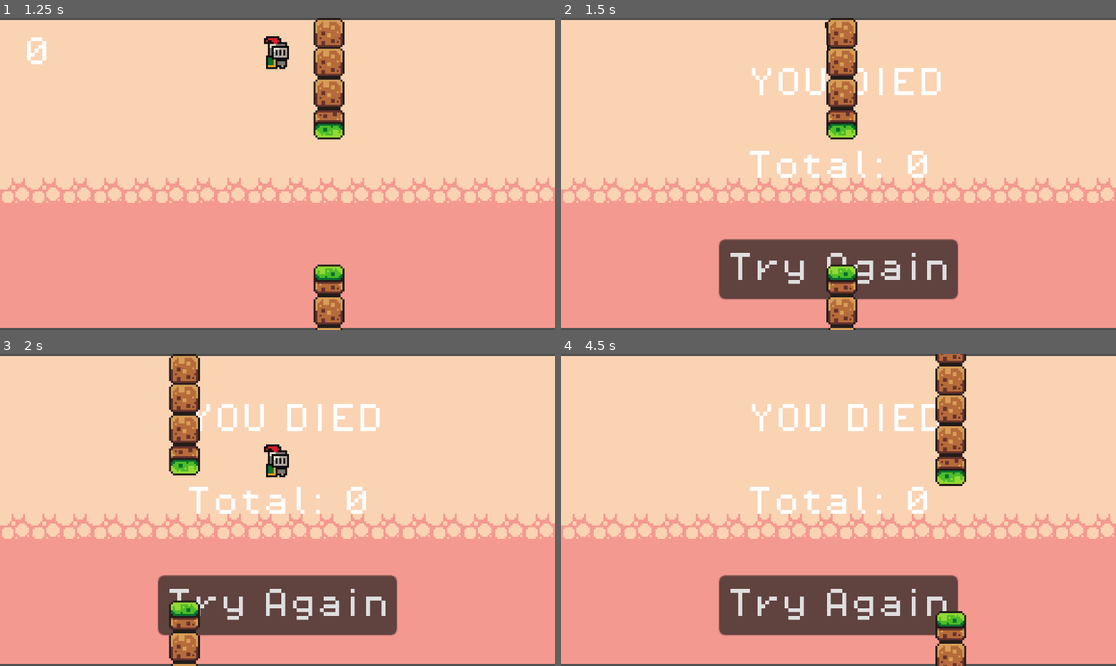
Above: before the commit, frames 1-4 (two rows, left to right).
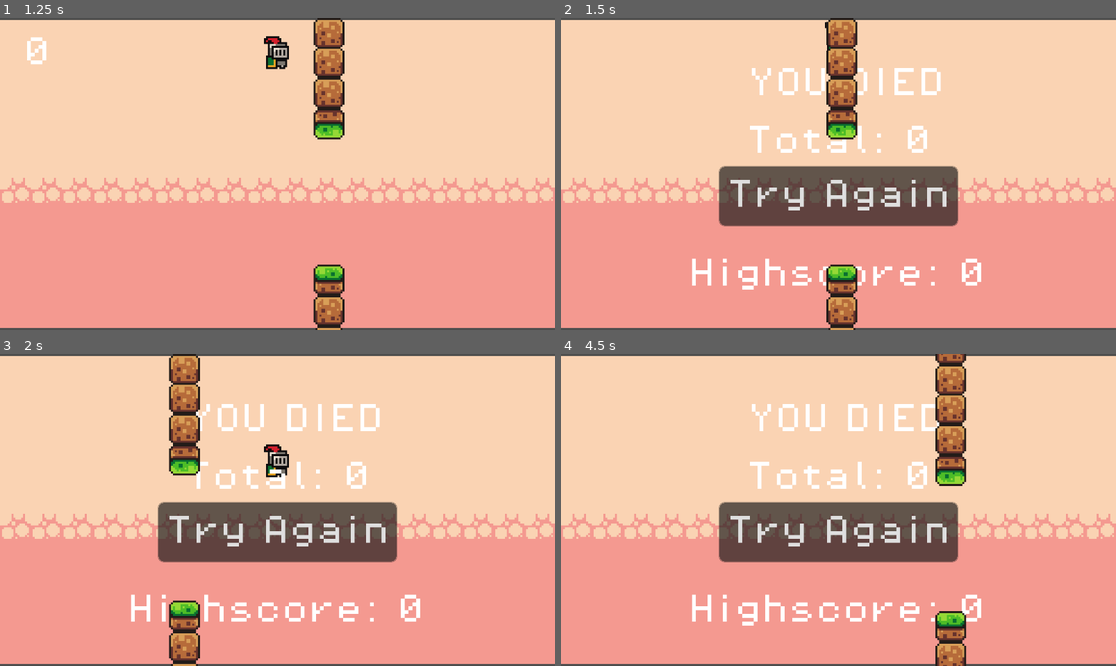
Above: after the commit, the same moments.

Repository: peterhogg/Flappy-Knight
Game: Godot game, scene res://game.tscn
The game is run twice, just before and just after one commit, with the same random seed, the same clock (stepped at 60 frames per second) and the same inputs.
Inputs:
- Up to frame 1 (1.25 s): tap Enter (ui_accept) at 0.5, 0.77 s
- Up to frame 2 (1.5 s): no input
- Up to frame 3 (2 s): tap Enter (ui_accept) at 1.52 s
- Up to frame 4 (4.5 s): click "Try Again" at 2 s; click "Try Again" at 3.5 s

Frame 1 is identical in both runs. In frame 2, 17% of the frame differs, in the area x 23-76%, y 34-91%; in frame 3, 17%; in frame 4, 18%.

Commit message:
Adds highscore

Diff:
--- a/game.gd
+++ b/game.gd
@@ -1,12 +1,14 @@
 extends Node2D
 
 var score = 0
+var highscore = 0
 
 @onready var obstacle_scene = preload("res://obstacle.tscn")
 
 @onready var scoreLabel = $Score;
 @onready var endGameCanvas = $EndGameCanvas
 @onready var totalScoreLabel = $EndGameCanvas/TotalScoreLabel
+@onready var highScoreLabel = $EndGameCanvas/HighScoreLabel
 @onready var timer = $SpawnTimer;
 @onready var player = $Player;
 @onready var obstacles = $Obstacles;
@@ -15,6 +17,7 @@
 var rng = RandomNumberGenerator.new()
 # Called when the node enters the scene tree for the first time.
 func _ready():
+	load_file()
 	player.died.connect(_on_death)
 	spawn_obstacle()
 
@@ -45,9 +48,24 @@
 	timer.stop();
 	scoreLabel.visible = false;
 	endGameCanvas.visible = true;
+	if(score > highscore):
+		highscore = score
+		save_file(str(highscore))
 	totalScoreLabel.text = "[center]Total: %s[/center]" % score
+	highScoreLabel.text = "[center]Highscore: %s[/center]" % highscore
 	player.isDead = true
 
 func _on_play_again_button_pressed():
 	get_tree().reload_current_scene()
 	pass # Replace with function body.
+
+func save_file(content):
+	var file = FileAccess.open("user://highscore", FileAccess.WRITE)
+	file.store_string(content)
+
+func load_file():
+	var file = FileAccess.open("user://highscore", FileAccess.READ)
+	if(!file):
+		return
+	var content = file.get_as_text()
+	highscore = int(content)
--- a/game.tscn
+++ b/game.tscn
@@ -185,9 +185,9 @@
 
 [node name="TotalScoreLabel" type="RichTextLabel" parent="EndGameCanvas"]
 offset_left = -143.0
-offset_top = -12.0
+offset_top = -25.0
 offset_right = 144.0
-offset_bottom = 36.0
+offset_bottom = 23.0
 theme_override_fonts/normal_font = ExtResource("4_jlx1g")
 theme_override_fonts/bold_font = ExtResource("5_jbbd6")
 bbcode_enabled = true
@@ -197,11 +197,25 @@
 "
 fit_content = true
 
+[node name="HighScoreLabel" type="RichTextLabel" parent="EndGameCanvas"]
+offset_left = -144.0
+offset_top = 44.0
+offset_right = 143.0
+offset_bottom = 92.0
+theme_override_fonts/normal_font = ExtResource("4_jlx1g")
+theme_override_fonts/bold_font = ExtResource("5_jbbd6")
+bbcode_enabled = true
+text = "[center] Highscore 0 [/center]
+
+
+"
+fit_content = true
+
 [node name="PlayAgainButton" type="Button" parent="EndGameCanvas"]
 offset_left = -62.0
-offset_top = 34.0
+offset_top = -4.0
 offset_right = 62.0
-offset_bottom = 65.0
+offset_bottom = 27.0
 theme_override_fonts/font = ExtResource("4_jlx1g")
 text = "Try Again"
 
